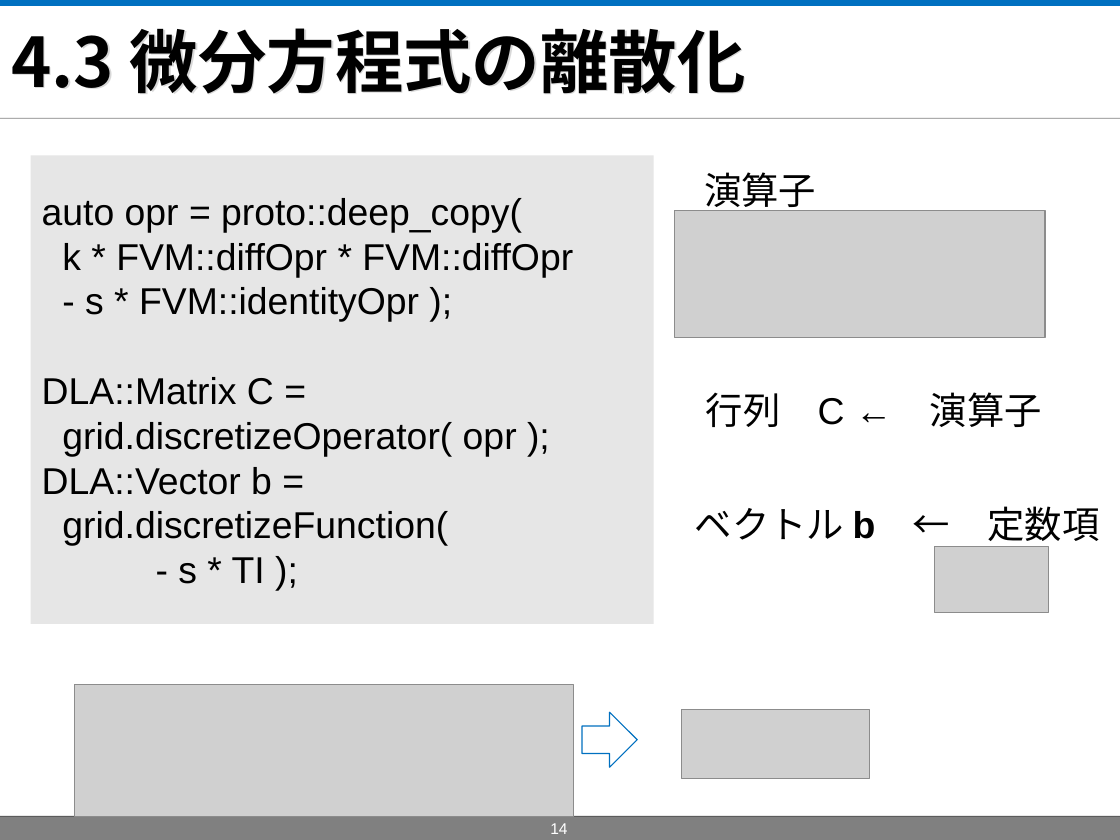
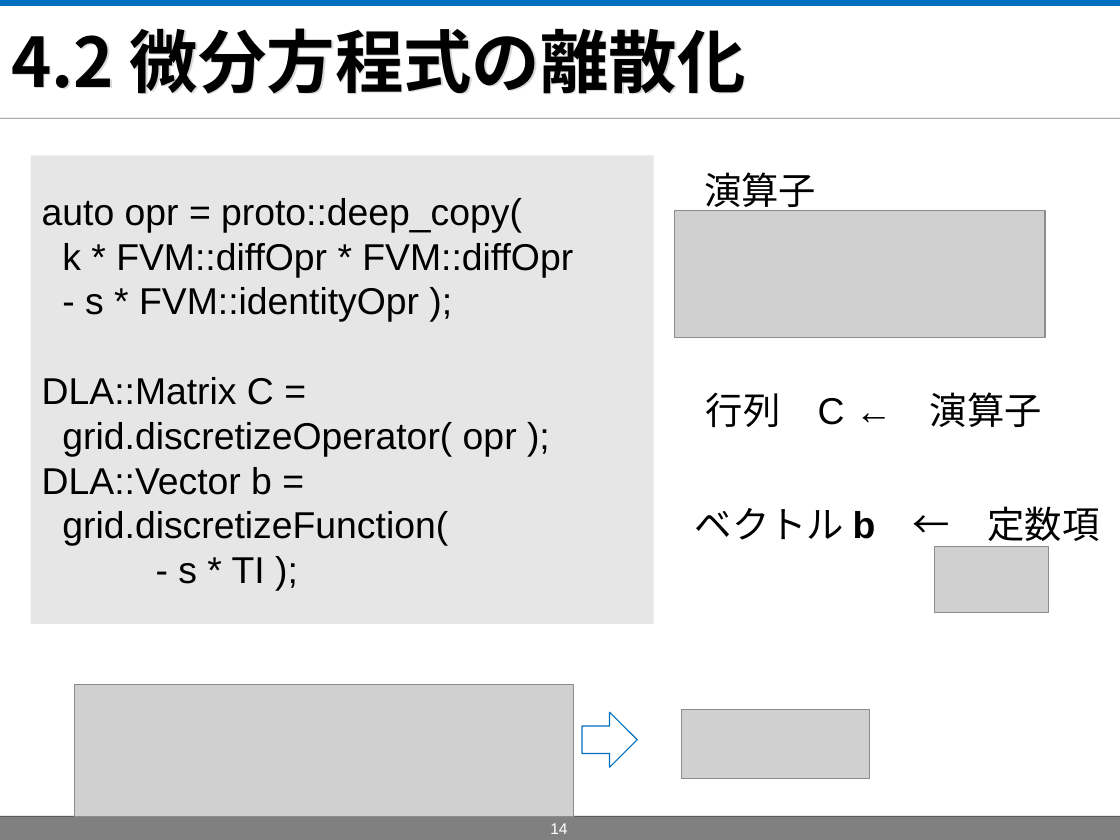
Before and after one commit to masa-ito/ProtoToPoisson, a slide deck: slide 14 of doc/第57回プログラミング・シンポジウム/presentationAtJaxaOn10Dec2015/ProtoFVM_PresentationAtJaxaOn10Dec2015.ppt. Drawn at 1120x840 pixels with LibreOffice and Linux fonts; fonts in the diff are those of the drawing; grey boxes stand for pictures; background and template pictures are left out. Boxes give left, top, right and bottom in pixels: in the first picture for what was removed or moved away, otherwise in the second. Text is boxed around its words. In the diff, an @@ line names an element or a change of style, - is before the commit and + after.

```diff
--- a/doc/第57回プログラミング・シンポジウム/presentationAtJaxaOn10Dec2015/ProtoFVM_PresentationAtJaxaOn10Dec2015.ppt
+++ b/doc/第57回プログラミング・シンポジウム/presentationAtJaxaOn10Dec2015/ProtoFVM_PresentationAtJaxaOn10Dec2015.ppt
@@ title at (11, 28, 746, 94): text changed @@
-4.3 微分方程式の離散化
+4.2 微分方程式の離散化
```
Also in this commit, not shown: 2 other slides changed.
